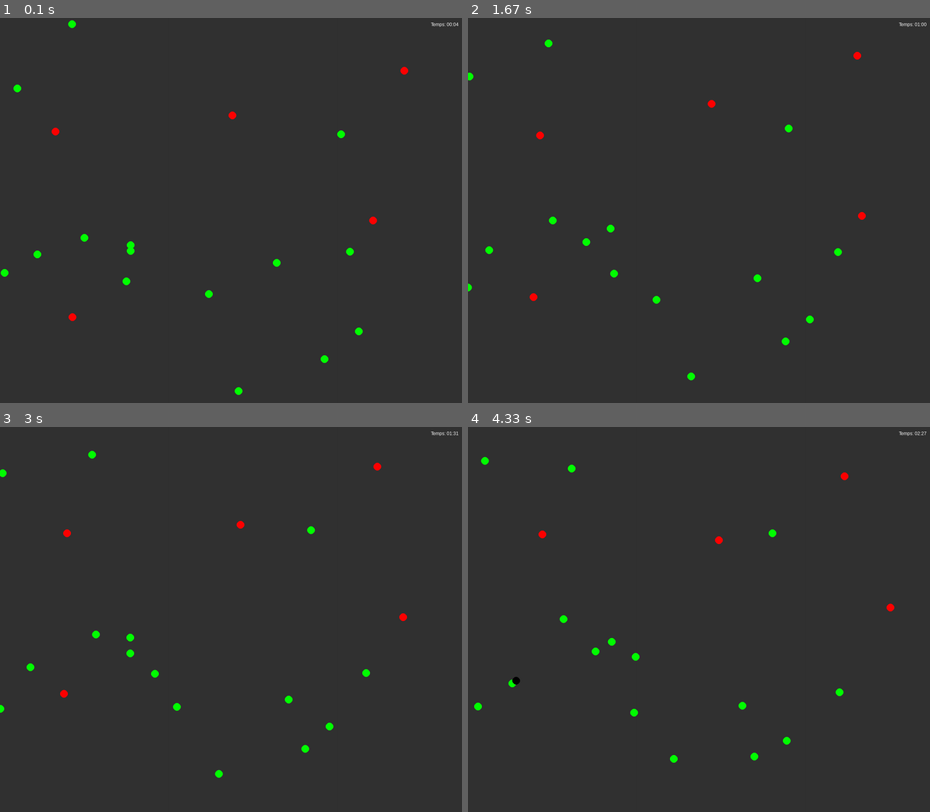
Above: before the commit, frames 1-4 (two rows, left to right).
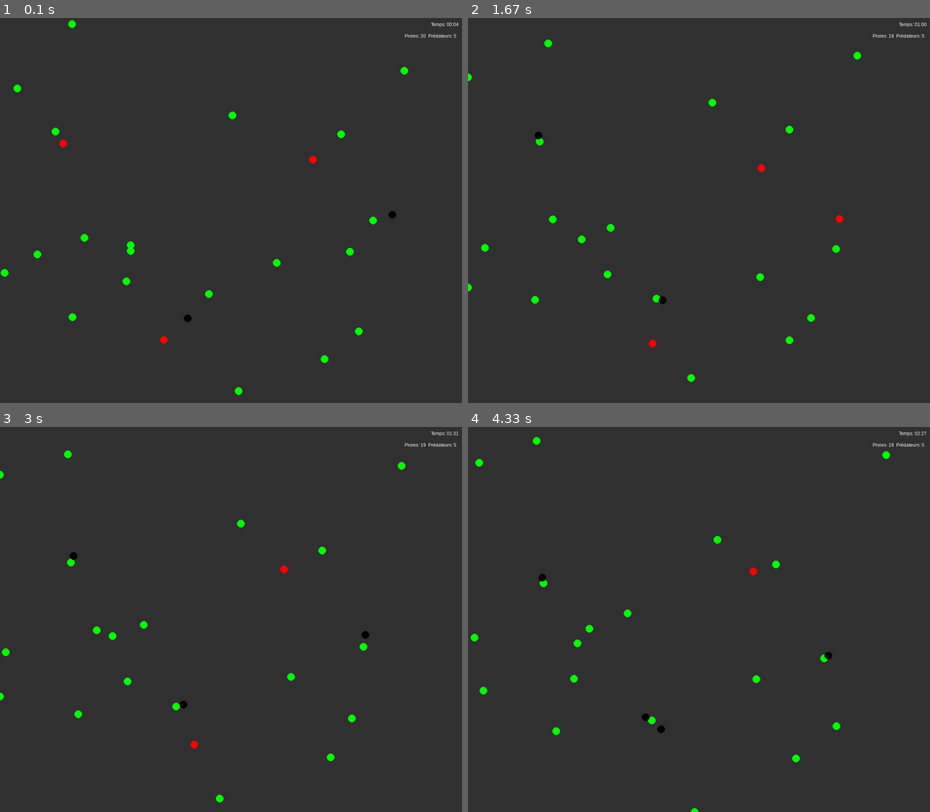
Above: after the commit, the same moments.

Repository: Florian-DELRIEU/IA-PreyPredators
Game: pygame game, started from main.py
The game is run twice, just before and just after one commit, with the same random seed, the same clock (stepped at 60 frames per second) and the same inputs.
Inputs:
- Up to frame 1 (0.1 s): no input
- Up to frame 2 (1.67 s): tap Space at 0.33, 0.73, 1.03, 1.23, 1.57 s
- Up to frame 3 (3 s): tap Space at 1.87, 2.07, 2.37, 2.63, 2.97 s
- Up to frame 4 (4.33 s): tap Space at 3.27, 3.4, 3.8, 4.1 s

The runs differ from the first frame. In frame 1, 0.3% of the frame differs, in the area x 11-99%, y 4-85%; in frame 2, 0.7%; in frame 3, 1.2%; in frame 4, 1.2%, in the area x 0-99%, y 2-100%.

Commit message:
[v1.8] - Add prey and predators count

Diff:
--- a/main.py
+++ b/main.py
@@ -4,7 +4,7 @@
 from classes import blob, Preys, Predators
 
 # Création des blobs
-for _ in range(15):
+for _ in range(20):
     blob(None, None, None, False, color=GREEN,speed=1)
 for _ in range(5):
     blob(None, None, None, True, color=RED, speed=1)
@@ -37,6 +37,13 @@
     text_surface = font.render(time_string, True, WHITE)
     window.blit(text_surface, (width - text_surface.get_width() - 10, 10))
 
+    # Affichage du nombre de proies et de prédateurs
+    prey_count = len(Preys)
+    predator_count = len(Predators)
+    count_string = f"Proies: {prey_count}  Prédateurs: {predator_count}"
+    count_surface = font.render(count_string, True, WHITE)
+    window.blit(count_surface, (width -150, 40))
+
     if selected_blob:
         info_text = f"Type: {'Prédateur' if selected_blob.is_predator else 'Proie'}\n" \
                     f"Generation: {selected_blob.generation:.2f}\n" \
